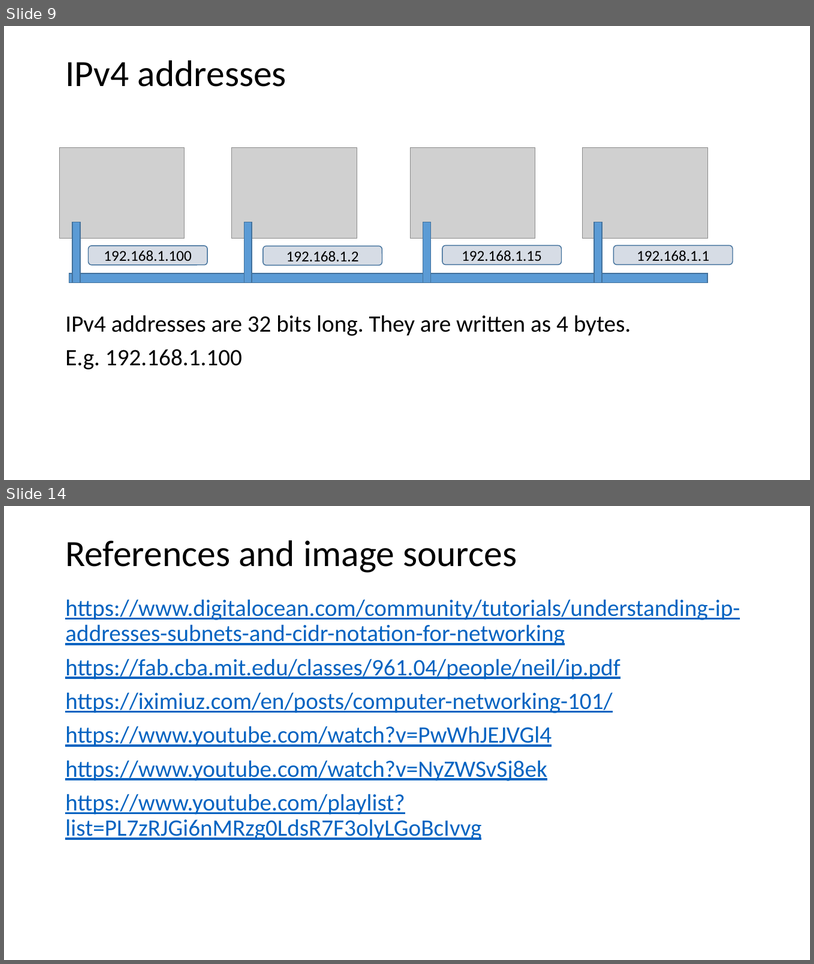
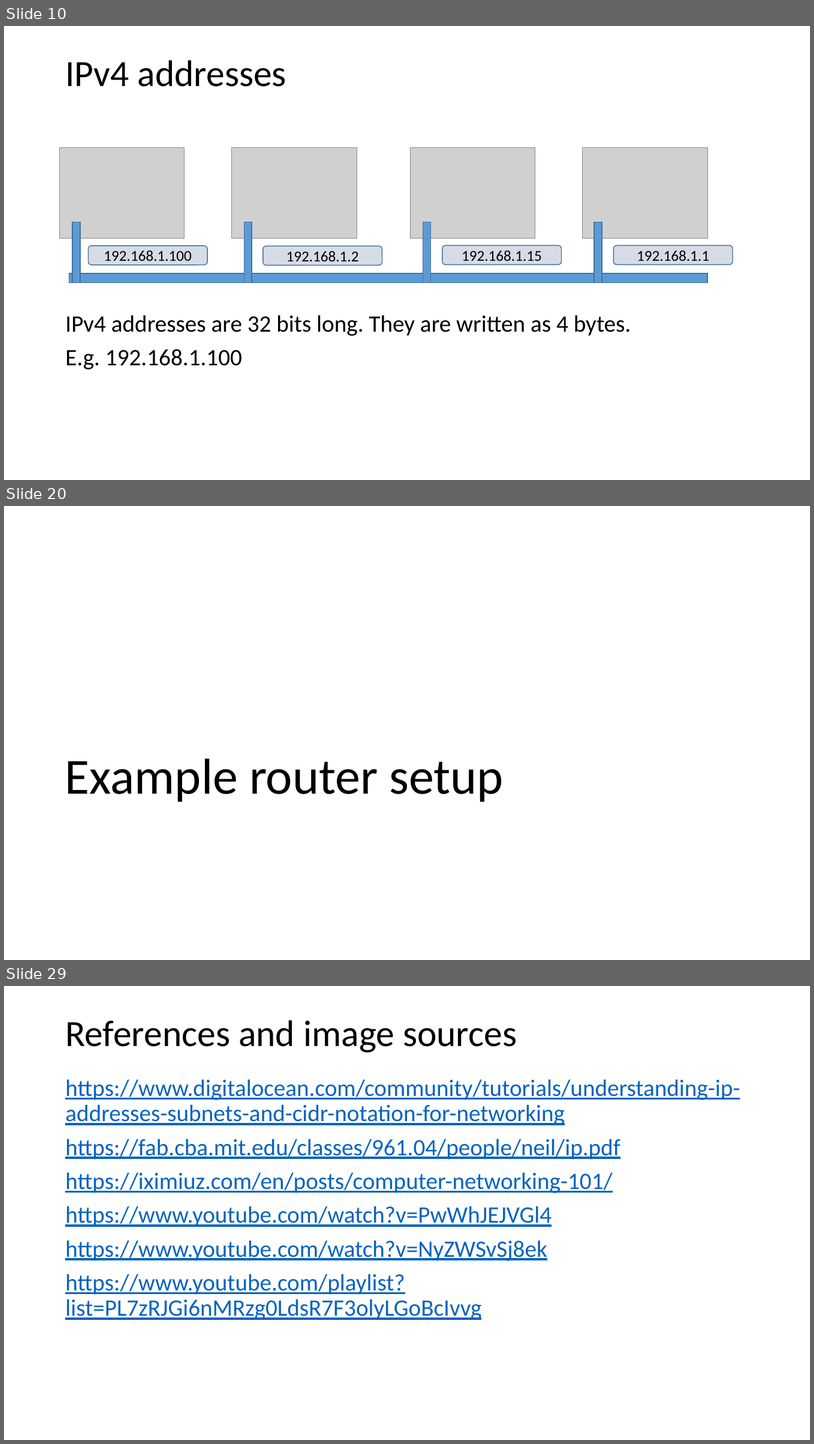
Before and after one commit to codesmurf/st3its3_teaching, a slide deck: 07 Networks/Networks.pptx. Shown one above the other, each under a label of ours: slides 9 and 14 before the commit, slides 10, 20 and 29 after it; the slides between them are not shown. The pictures are 814x964 and 814x1444 pixels, drawn with LibreOffice and Linux fonts; fonts in the diff are those of the drawing; grey boxes stand for pictures. Boxes give left, top, right and bottom in pixels: in the first picture for what was removed or moved away, otherwise in the second. Text is boxed around its words. In the diff, an @@ line names an element or a change of style, - is before the commit and + after.

```diff
--- a/07 Networks/Networks.pptx
+++ b/07 Networks/Networks.pptx
@@ slide 20 added at (4,506,810,960), background #FFFFFF @@
@@ title added at (65,758,504,802), 60 pt, text #000000 @@
+Example router setup
@@ what was slide 9 is now slide 10 @@
@@ what was slide 14 is now slide 29 @@
```
Also in this commit, not shown: 2 slides changed, 16 other slides added, 2 slides removed.
